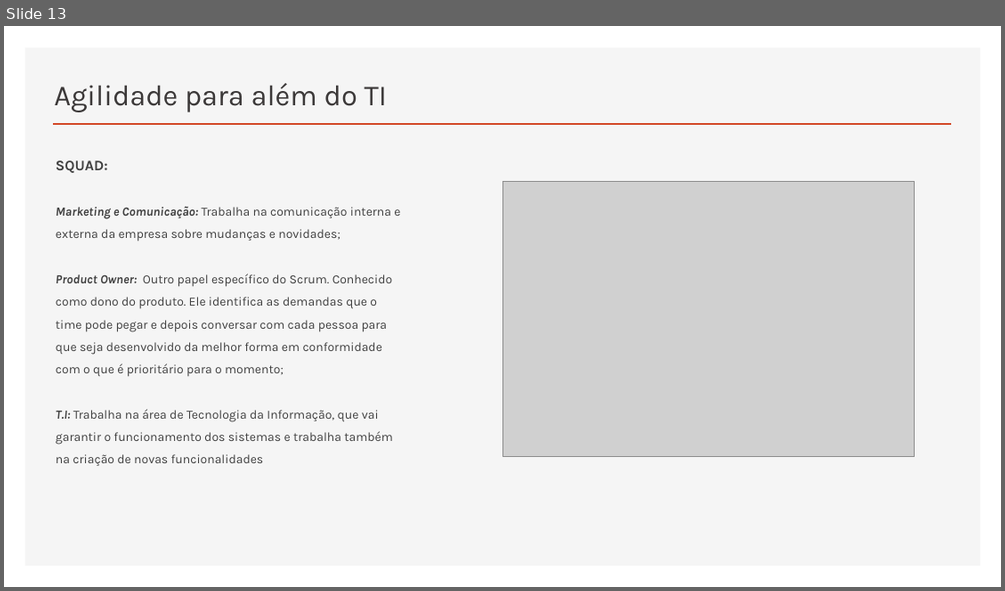
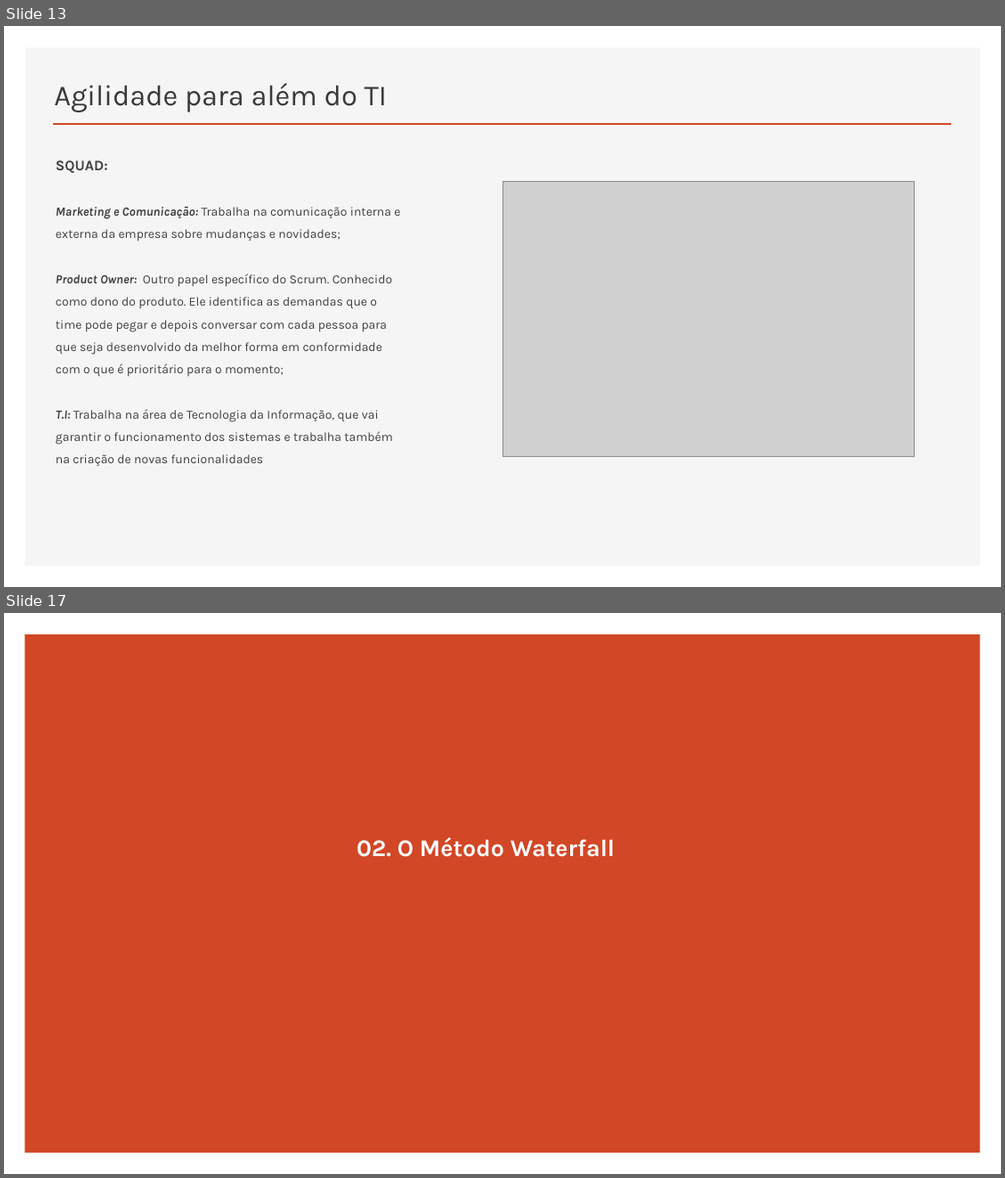
Before and after one commit to RaizaCirne/app-flex, a slide deck: Trilhas/[Business Agility T5 - ONE]/01..Agilidade-promovendo_a_transformacao_agil.pptx. Shown one above the other, each under a label of ours: slide 13 before the commit, slides 13 and 17 after it; the slides between them are not shown. The pictures are 1005x591 and 1005x1178 pixels, drawn with LibreOffice and Linux fonts; fonts in the diff are those of the drawing; grey boxes stand for pictures. Boxes give left, top, right and bottom in pixels: in the first picture for what was removed or moved away, otherwise in the second. Text is boxed around its words. In the diff, an @@ line names an element or a change of style, - is before the commit and + after.

```diff
--- a/Trilhas/[Business Agility T5 - ONE]/01..Agilidade-promovendo_a_transformacao_agil.pptx
+++ b/Trilhas/[Business Agility T5 - ONE]/01..Agilidade-promovendo_a_transformacao_agil.pptx
@@ slide 17 added at (x1=4, y1=613, x2=1001, y2=1174), background #FFFFFF @@
@@ rectangle added at (x1=25, y1=634, x2=980, y2=1153), fill #D24726 @@
@@ subtitle added at (x1=356, y1=837, x2=615, y2=857), 23 pt, text #FFFFFF, bold @@
+02. O Método Waterfall
```
Also in this commit, not shown: 5 other slides added, 1 slide removed.
